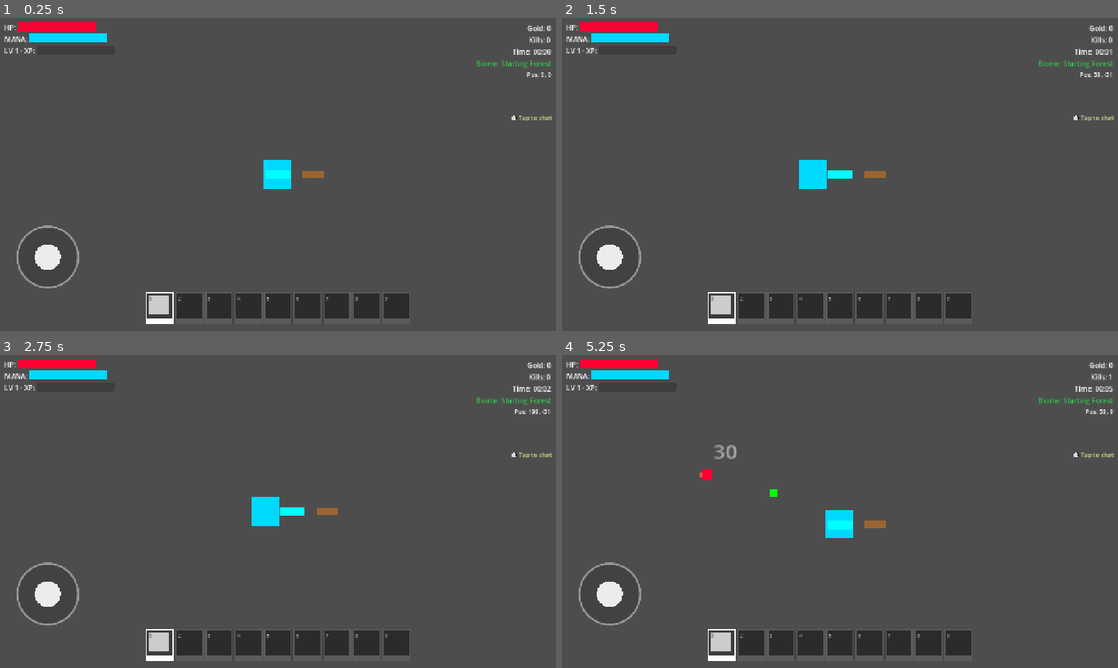
Above: before the commit, frames 1-4 (two rows, left to right).
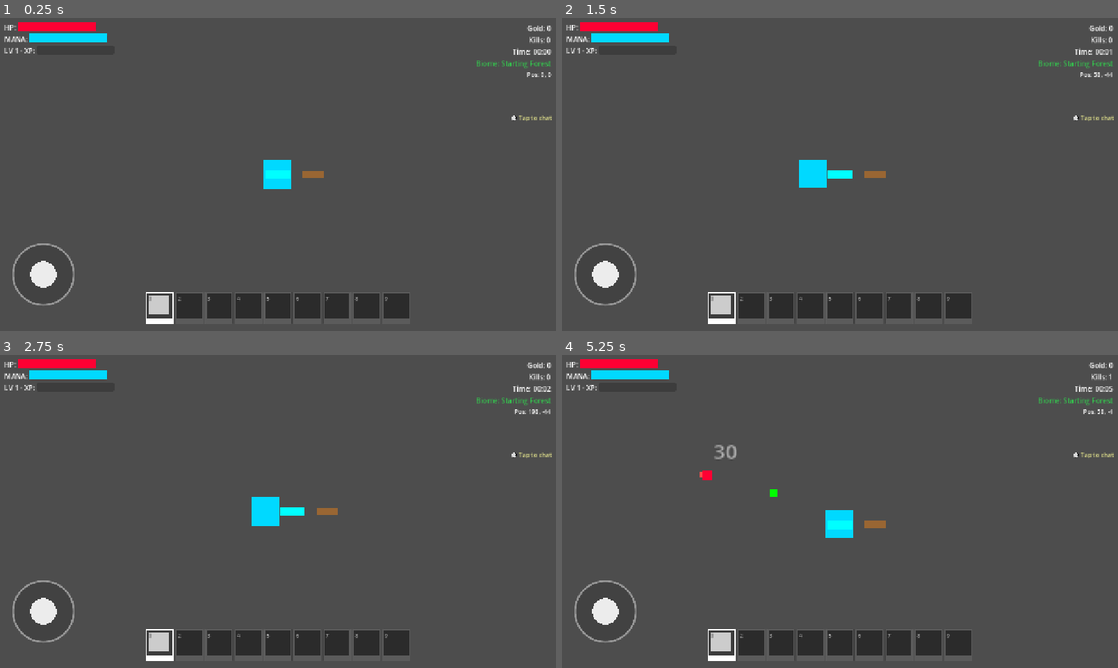
Above: after the commit, the same moments.

Repository: HoangAnhWilliam/Rescue-the-idol-godot
Game: Godot game, scene res://scenes/main.tscn
Same seed, same stepped clock (60 frames per second), same inputs: the game is played once before the commit and once after it.
Inputs (mouse positions are in pixels of both pictures, inside the frame that each line leads up to):
- Up to frame 1 (0.25 s): no input
- Up to frame 2 (1.5 s): tap Enter (ui_accept) at 0.5, 1.25 s; drag from (612, 255) to (895, 105) at 0.52 s; drag from (728, 190) to (812, 237) at 1.27 s
- Up to frame 3 (2.75 s): tap Enter (ui_accept) at 2 s; move the mouse to (333, 442) at 2.02 s; hold D (move_right) from 2.03 s (still down); hold Shift from 2.03 s (still down)
- Up to frame 4 (5.25 s): release D (move_right) at 2.75 s; release Shift at 2.75 s; tap Enter (ui_accept) at 2.75, 3.5, 3.77, 4.25 s; drag from (812, 574) to (673, 464) at 2.77 s; move the mouse to (1006, 558) at 3.52 s; hold A (move_left) 3.53-4.25 s; hold E (interact) 3.53-4.25 s; drag from (673, 464) to (756, 433) at 4.27 s; move the mouse to (867, 511) at 5.02 s; hold S (move_down) from 5.03 s (still down); hold Shift from 5.03 s (still down); click (867, 511) at 5.17 s

The runs differ from the first frame. In frame 1, 0.9% of the frame differs, in the area x 2-15%, y 66-92%; in frame 2, 0.9%; in frame 3, 0.9%; in frame 4, 1.0%, in the area x 2-100%, y 17-92%.

Commit message:
fix: Fix joystick visibility - set explicit size and position

Diff:
--- a/scenes/ui/mobile_controls.tscn
+++ b/scenes/ui/mobile_controls.tscn
@@ -8,26 +8,18 @@
 script = ExtResource("1_mobile_controls")
 
 [node name="JoystickContainer" type="Control" parent="."]
-layout_mode = 3
-anchors_preset = 2
-anchor_top = 1.0
-anchor_bottom = 1.0
+anchors_preset = 0
 offset_left = 30.0
-offset_top = -200.0
+offset_top = 520.0
 offset_right = 180.0
-offset_bottom = -50.0
-grow_vertical = 0
+offset_bottom = 670.0
 mouse_filter = 2
 
 [node name="VirtualJoystick" type="Control" parent="JoystickContainer"]
-layout_mode = 1
-anchors_preset = 15
-anchor_right = 1.0
-anchor_bottom = 1.0
-grow_horizontal = 2
-grow_vertical = 2
-size_flags_horizontal = 4
-size_flags_vertical = 4
+custom_minimum_size = Vector2(140, 140)
+anchors_preset = 0
+offset_right = 140.0
+offset_bottom = 140.0
 mouse_filter = 0
 script = ExtResource("2_joystick")
 outer_radius = 70.0
--- a/scripts/mobile/mobile_controls.gd
+++ b/scripts/mobile/mobile_controls.gd
@@ -1,10 +1,10 @@
 extends CanvasLayer
 class_name MobileControls
 
-## Mobile Controls - Only Virtual Joystick
-## Simplified for touch-only movement control
+## Mobile Controls - Virtual Joystick only
+## Simple touch-based movement control
 
-# References to control components
+# References
 @onready var joystick: VirtualJoystick = $JoystickContainer/VirtualJoystick
 
 # Game references
@@ -12,143 +12,57 @@
 
 # Configuration
 @export var enabled: bool = true
-@export var safe_area_margin: float = 20.0
 
-# Screen info
-var screen_size: Vector2 = Vector2.ZERO
-var scale_factor: float = 1.0
-var safe_area: Rect2 = Rect2()
-
-# State
-var is_mobile_device: bool = false
+# Debug
 var debug_enabled: bool = true
-
-# Signals
-signal mobile_input_direction(direction: Vector2)
 
 
 func _ready() -> void:
-	# Determine if running on mobile
-	is_mobile_device = _detect_mobile_platform()
-
-	# Get screen info
-	_update_screen_info()
-
-	# Connect to viewport resize
-	get_viewport().size_changed.connect(_on_viewport_resized)
+	print("=== Mobile Controls Initializing ===")
 
 	# Wait for tree to be ready
 	await get_tree().process_frame
 
-	# Find game references
+	# Find player
 	player = get_tree().get_first_node_in_group("player")
+	if player:
+		print("✓ Found player")
+	else:
+		print("⚠ Player not found")
 
-	# Setup controls
-	_setup_controls()
+	# Setup joystick
+	if joystick:
+		joystick.joystick_released.connect(_on_joystick_released)
+		print("✓ Virtual Joystick ready")
+		print("  Position: ", joystick.global_position)
+		print("  Size: ", joystick.size)
+	else:
+		print("⚠ Joystick not found!")
 
-	# Apply safe areas
-	_apply_safe_areas()
-
-	_print_debug_info()
-
-
-func _detect_mobile_platform() -> bool:
-	var os_name = OS.get_name()
-	return os_name == "Android" or os_name == "iOS"
-
-
-func _update_screen_info() -> void:
-	screen_size = get_viewport().get_visible_rect().size
-
-	# Calculate scale factor based on base resolution (1280x720)
-	var base_height = 720.0
-	scale_factor = screen_size.y / base_height
-
-	# Clamp scale factor
-	scale_factor = clamp(scale_factor, 0.75, 2.0)
-
-	# Get safe area (for notches/cutouts)
-	if is_mobile_device:
-		safe_area = DisplayServer.get_display_safe_area()
-	else:
-		safe_area = Rect2(Vector2.ZERO, screen_size)
-
-
-func _setup_controls() -> void:
-	if not joystick:
-		push_error("MobileControls: Joystick not found!")
-		return
-
-	# Connect joystick signals
-	joystick.joystick_input.connect(_on_joystick_input)
-	joystick.joystick_released.connect(_on_joystick_released)
-
-	# Apply scale
-	_apply_scale()
-
-
-func _apply_scale() -> void:
-	# Scale joystick based on screen size
-	if joystick:
-		joystick.scale = Vector2(scale_factor, scale_factor)
-
-
-func _apply_safe_areas() -> void:
-	# Get the joystick container
-	var joystick_container = get_node_or_null("JoystickContainer")
-	if not joystick_container:
-		return
-
-	# Apply margins based on safe area
-	var left_margin = max(safe_area.position.x, safe_area_margin)
-	var bottom_margin = max(screen_size.y - (safe_area.position.y + safe_area.size.y), safe_area_margin)
-
-	# Position joystick on left side, above hotbar
-	joystick_container.offset_left = left_margin + 20
-	joystick_container.offset_bottom = -bottom_margin - 120  # Above hotbar
-
-
-func _on_viewport_resized() -> void:
-	_update_screen_info()
-	_apply_scale()
-	_apply_safe_areas()
+	print("=== Mobile Controls Ready ===")
 
 
 func _physics_process(_delta: float) -> void:
 	if not enabled or not player:
 		return
 
-	# Send joystick input to player
+	# Get joystick input and send to player
 	if joystick and joystick.is_active():
 		var direction = joystick.get_output()
-		mobile_input_direction.emit(direction)
 
-		# Directly set player input
-		if player.has_method("set_mobile_input"):
-			player.set_mobile_input(direction)
-		elif "mobile_input_vector" in player:
+		# Set player mobile input
+		if "mobile_input_vector" in player:
 			player.mobile_input_vector = direction
 
 
-# === JOYSTICK CALLBACKS ===
+func _on_joystick_released() -> void:
+	# Clear player mobile input when joystick released
+	if player and "mobile_input_vector" in player:
+		player.mobile_input_vector = Vector2.ZERO
 
-func _on_joystick_input(direction: Vector2) -> void:
-	pass  # Continuous logging is too verbose
+	if debug_enabled:
+		print("[MobileControls] Joystick released, input cleared")
 
-
-func _on_joystick_released() -> void:
-	if debug_enabled:
-		print("[MobileControls] Joystick released")
-
-	# Clear player input
-	if player:
-		if player.has_method("set_mobile_input"):
-			player.set_mobile_input(Vector2.ZERO)
-		elif "mobile_input_vector" in player:
-			player.mobile_input_vector = Vector2.ZERO
-
-
-# === PUBLIC API ===
 
 func get_movement_input() -> Vector2:
 	"""Get current movement input from joystick"""
@@ -161,25 +75,3 @@
 	"""Enable or disable mobile controls"""
 	enabled = value
 	visible = value
-
-
-func set_debug(value: bool) -> void:
-	"""Enable or disable debug logging"""
-	debug_enabled = value
-	if joystick:
-		joystick.set_debug(value)
-
-
-func _print_debug_info() -> void:
-	if not debug_enabled:
-		return
-
-	print("")
-	print("=== Mobile Controls Initialized ===")
-	print("Screen Size: ", screen_size)
-	print("Scale Factor: ", scale_factor)
-	print("Touch Available: ", is_mobile_device or DisplayServer.is_touchscreen_available())
-	print("Safe Area: ", safe_area)
-	print("Virtual Joystick ready")
-	print("=====================================")
-	print("")
--- a/scripts/mobile/virtual_joystick.gd
+++ b/scripts/mobile/virtual_joystick.gd
@@ -34,8 +34,9 @@
 
 
 func _ready() -> void:
-	# Set minimum size
+	# Set fixed size for joystick
 	custom_minimum_size = Vector2(outer_radius * 2, outer_radius * 2)
+	size = custom_minimum_size
 
 	# Center position is always the center of this control
 	center_position = size / 2
@@ -44,11 +45,15 @@
 	# Make sure we receive input
 	mouse_filter = Control.MOUSE_FILTER_STOP
 
+	# Force initial draw
+	queue_redraw()
+
 	if debug_enabled:
 		print("=== Virtual Joystick Initialized ===")
+		print("Size: ", size)
+		print("Center: ", center_position)
 		print("Outer Radius: ", outer_radius)
 		print("Inner Radius: ", inner_radius)
-		print("Deadzone: ", deadzone)
 		print("===================================")
 
 
